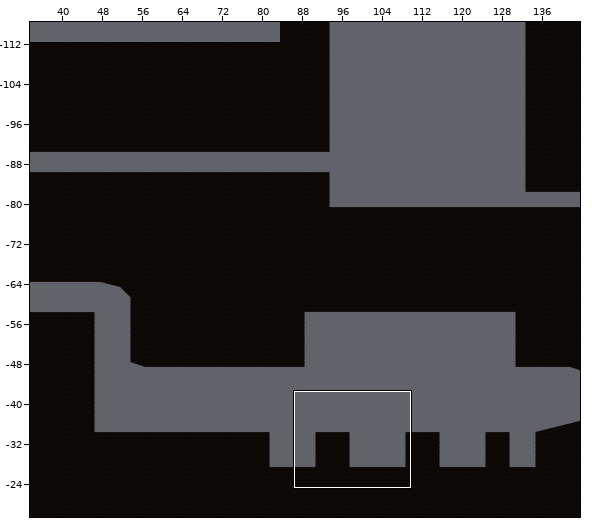
Two states of a Tiled map, Assets/Tiled/Level1TileMap/map1-1.tmx. Above: a wide view before the commit, with the close-up outlined.
Close-up. Old version:
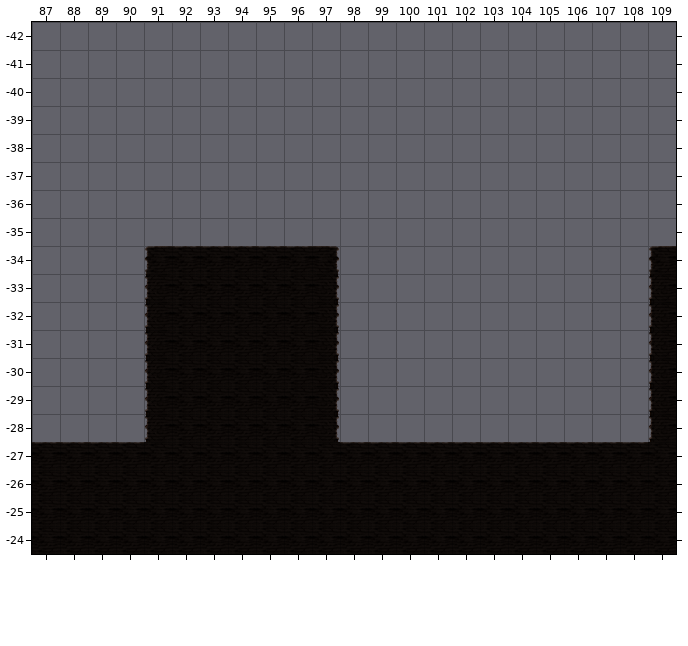
Cells are 256x256 px. Shown: x 87..109, y -42..-24. The commit also changed other parts of the map, which this record leaves out.
The result:
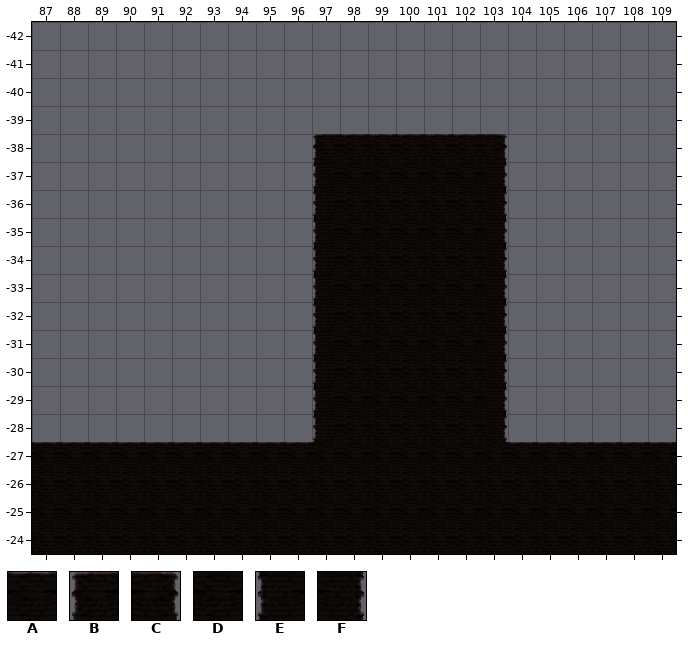
Key: from "Level1 Tileset": A 0, B 1, C 2, D 8, E 9, F 10.
_ is an empty cell, . an unchanged one.
From old to new:
--- layer "ground"
@@ x 91..109 @@
--38 ......_______......
--37 ......_______......
--36 ......_______......
--35 ......_______......
--34 BAAAAAC______.....B
--33 EDDDDDF______.....E
--32 EDDDDDF______.....E
--31 EDDDDDF______.....E
--30 EDDDDDF______.....E
--29 EDDDDDF______.....E
--28 EDDDDDF______.....E
--27 DDDDDD.AAAAAA.....D
+-38 ......BAAAAAC......
+-37 ......EDDDDDF......
+-36 ......EDDDDDF......
+-35 ......EDDDDDF......
+-34 ______EDDDDDF....._
+-33 ______EDDDDDF....._
+-32 ______EDDDDDF....._
+-31 ______EDDDDDF....._
+-30 ______EDDDDDF....._
+-29 ______EDDDDDF....._
+-28 ______EDDDDDF....._
+-27 AAAAAA.DDDDDD.....A
Changed places in both close-ups, as pixel boxes (x1, y1, x2, y2):
changed: (144, 134, 508, 444)
changed: (648, 246, 676, 444)
